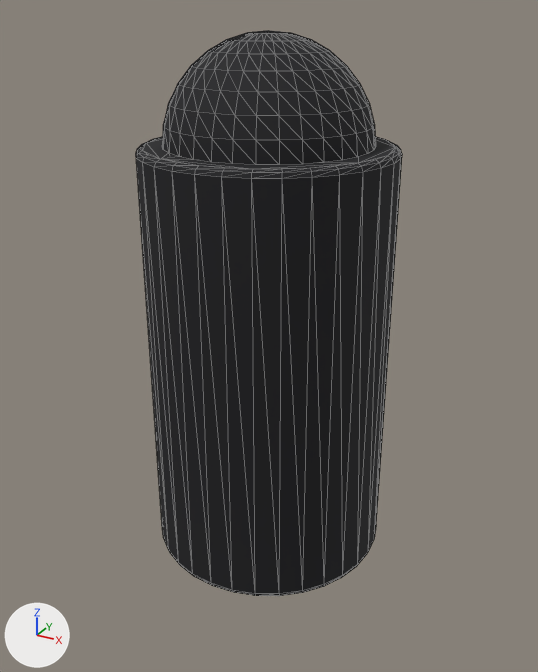
The glTF model assets/models/thief_pawn.glb, before and after one commit.
Rendered twice from a 50 mm lens placed at (1.11, -2.017, 1.977), pointed at (-0.001, 0.003, 0.967). Arrows for +X, +Y and +Z are at lower left; the lights stay in place. The first picture is the older version. Mesh edges are drawn as thin lines. Vertices at exactly the same position are counted once.

In view in the first picture: 'Thief_Body', 'Thief_Head'.
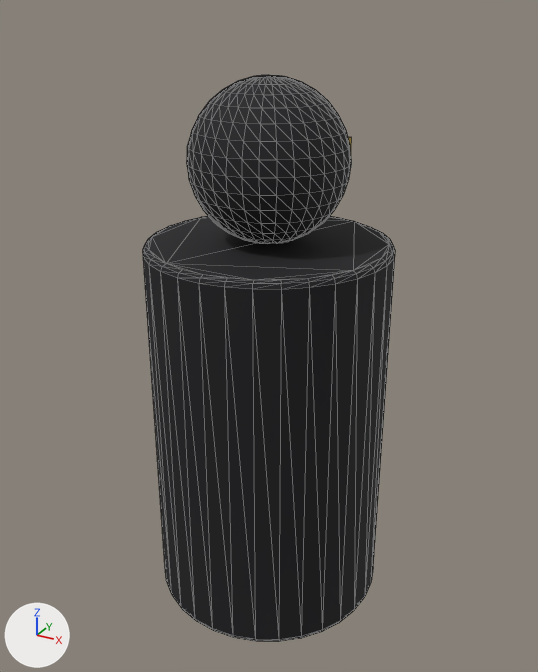
Where the change shows, as pixel boxes [x1, y1, x2, y2] in the pictures (538 x 672 px):
'Thief_Body', moved, rescaled (7% shorter)
    before: [136, 136, 402, 596]
    after: [143, 216, 395, 642]
'Thief_Head', reshaped, moved
    before: [162, 30, 376, 165]
    after: [187, 75, 351, 244]

What the commit changed:
me_cylinder is used by ob_thief_body; location (0.0, 0.0, 0.9).
me_cylinder had 192 vertices, 380 faces and spanned x -0.4..0.4, y -0.4..0.4, z -0.7..0.7.
me_cylinder now has 192 vertices, 380 faces and spans x -0.4..0.4, y -0.4..0.4, z -0.65..0.65.
me_cylinder part 1: the whole mesh is scaled about its middle by (1, 1, 0.928).
me_sphere is used by ob_thief_head; location (0.0, 0.0, 1.6).
me_sphere had 482 vertices, 960 faces and spanned x -0.32..0.32, y -0.32..0.32, z -0.32..0.32.
me_sphere now has 482 vertices, 960 faces and spans x -0.25..0.25, y -0.25..0.25, z -0.25..0.25.
me_sphere part 2: 482 of 482 vertices moved; they spanned x -0.32..0.32, y -0.32..0.32, z -0.32..0.32 and now span x -0.25..0.25, y -0.25..0.25, z -0.25..0.25; mean shift (0.0, 0.0, 0.0).
Object 'Thief_Body' (ob_thief_body) moves from (0.0, 0.0, 0.9) to (0.0, 0.0, 0.65).
Object 'Thief_Head' (ob_thief_head) moves from (0.0, 0.0, 1.6) to (0.0, 0.0, 1.55).
